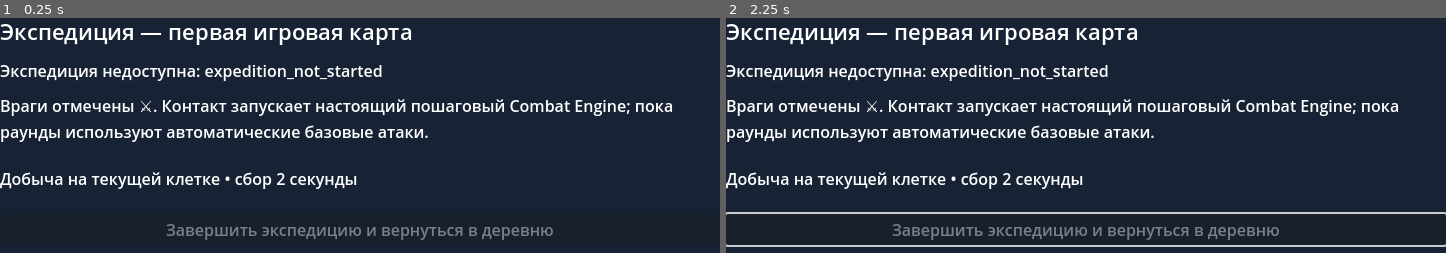
Above: before the commit, frames 1-2 (left to right).
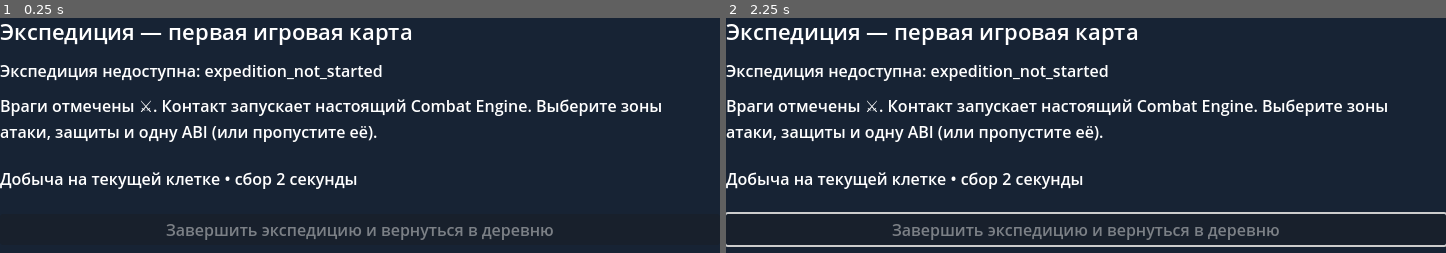
Above: after the commit, the same moments.

Repository: Archoniou1987/Battle-of-Artheon
Game: Godot game, scene res://scenes/main/solo_live_map.tscn
The game is run twice, just before and just after one commit, with the same random seed, the same clock (stepped at 60 frames per second) and the same inputs. This scene is started directly instead of the project's main scene.
Inputs (mouse positions are in pixels of both pictures, inside the frame that each line leads up to):
- Up to frame 1 (0.25 s): no input
- Up to frame 2 (2.25 s): tap Enter at 0.5, 2 s; move the mouse to (outside the picture) at 0.52 s; click (outside the picture) at 0.67 s; tap Space at 1.25 s; drag from (outside the picture) to (outside the picture) at 1.27 s; move the mouse to (1158, 217) at 2.02 s; click (1158, 217) at 2.17 s

The runs differ from the first frame. In frame 1, 2.8% of the frame differs, in the area x 0-94%, y 34-53%; in frame 2, 2.8%.

Commit message:
feat(solo UI): show five equipped ABI slots, manual cast choice and disclosed combat effects

Diff:
--- a/scenes/main/solo_live_map.gd
+++ b/scenes/main/solo_live_map.gd
@@ -17,6 +17,9 @@
 var combat_log_label: Label
 var attack_zone_row: VBoxContainer
 var block_zone_row: GridContainer
+var ability_selector: OptionButton
+var ability_slot_ids: Array[String] = []
+var effects_label: Label
 var attack_controls: Array[OptionButton] = []
 var block_controls: Array[CheckBox] = []
 var ground_list: VBoxContainer
@@ -69,7 +72,7 @@
 	status_label = Label.new()
 	root.add_child(status_label)
 	var explanation := Label.new()
-	explanation.text = "Враги отмечены ⚔. Контакт запускает настоящий пошаговый Combat Engine; пока раунды используют автоматические базовые атаки."
+	explanation.text = "Враги отмечены ⚔. Контакт запускает настоящий Combat Engine. Выберите зоны атаки, защиты и одну ABI (или пропустите её)."
 	explanation.autowrap_mode = TextServer.AUTOWRAP_WORD_SMART
 	root.add_child(explanation)
 	combat_panel = VBoxContainer.new()
@@ -89,6 +92,14 @@
 	block_zone_row = GridContainer.new()
 	block_zone_row.columns = 3
 	combat_panel.add_child(block_zone_row)
+	var ability_label := Label.new()
+	ability_label.text = "ABI — до одной способности за раунд (5 слотов экипировки)"
+	combat_panel.add_child(ability_label)
+	ability_selector = OptionButton.new()
+	combat_panel.add_child(ability_selector)
+	effects_label = Label.new()
+	effects_label.autowrap_mode = TextServer.AUTOWRAP_WORD_SMART
+	combat_panel.add_child(effects_label)
 	combat_log_label = Label.new()
 	combat_log_label.autowrap_mode = TextServer.AUTOWRAP_WORD_SMART
 	combat_panel.add_child(combat_log_label)
@@ -179,14 +190,40 @@
 		if not opponent_text.is_empty():
 			opponent_text += " • "
 		opponent_text += "%s: %d/%d HP" % [String(npc["name"]),int(npc["hp"]),int(npc["max_hp"])]
+		for raw_effect in Array(npc.get("effects",[])):
+			var effect: Dictionary = raw_effect
+			opponent_text += " [%s %s ×%d, %d р.]" % [String(effect.get("polarity","")),String(effect.get("name","")),int(effect.get("stacks",1)),int(effect.get("remaining_rounds",0))]
 	combat_summary.text = "Раунд %d • %s: %d/%d HP, %d/%d MP\n%s" % [
 		int(view["round"]),String(hero["name"]),int(hero["hp"]),int(hero["max_hp"]),
 		int(hero["mana"]),int(hero["max_mana"]),opponent_text
 	]
+	var active_effects: Array[String] = []
+	for raw_effect in Array(hero.get("effects",[])):
+		var effect: Dictionary = raw_effect
+		active_effects.append("%s %s ×%d (%d р.)" % [String(effect.get("polarity","")),String(effect.get("name","")),int(effect.get("stacks",1)),int(effect.get("remaining_rounds",0))])
+	effects_label.text = "Эффекты героя: " + (", ".join(PackedStringArray(active_effects)) if not active_effects.is_empty() else "нет")
 	var log_parts: Array[String] = []
 	for raw_line in Array(view.get("last_round_log",[])):
 		log_parts.append(String(raw_line))
 	combat_log_label.text = "Последний раунд:\n" + ("\n".join(PackedStringArray(log_parts)) if not log_parts.is_empty() else "Событий пока нет")
+	ability_slot_ids.clear()
+	ability_selector.clear()
+	ability_selector.add_item("Без ABI",0)
+	for i in range(5):
+		var slots: Array = view.get("ability_slots",[])
+		var slot: Dictionary = slots[i] if i < slots.size() else {}
+		var ability_id := String(slot.get("id",""))
+		ability_slot_ids.append(ability_id)
+		var caption := str(i + 1) + ". "
+		if ability_id.is_empty():
+			caption += "Пусто"
+		else:
+			caption += String(slot.get("name",ability_id)) + " • " + str(int(slot.get("mana_cost",0))) + " MP"
+		ability_selector.add_item(caption,i+1)
+		if not bool(slot.get("available",false)) or bool(view["finished"]):
+			ability_selector.set_item_disabled(i+1,true)
+	ability_selector.select(0)
+	ability_selector.disabled = bool(view["finished"])
 	if bool(view["finished"]):
 		return
 	var controls: Dictionary = view.get("controls",{})
@@ -258,11 +295,13 @@
 		for i in range(block_controls.size()):
 			if block_controls[i].button_pressed:
 				block_zones.append(CombatCommandApi.BODY_ZONES[i])
-		submission = {"player_id":PLAYER,"attack_zones":attack_zones,"block_zones":block_zones}
+		var abi_position := ability_selector.get_selected_id() - 1
+		var ability_id := ability_slot_ids[abi_position] if abi_position >= 0 and abi_position < ability_slot_ids.size() else ""
+		submission = {"player_id":PLAYER,"attack_zones":attack_zones,"block_zones":block_zones,"ability_id":ability_id}
 	var step := live_combat.play_round(submission)
 	if not bool(step.get("ok",false)):
 		var issue := String(step.get("reason",step.get("state","unknown")))
-		if issue in ["invalid_attack_zone","invalid_block_zone","i …(96 unchanged characters)… er_orders_owner","manual_block_rejected"]:
+		if issue in ["invalid_attack_zone","invalid_block_zone","i …(96 unchanged characters)… er_orders_owner","manual_block_rejected","invalid_player_ability_format","stunned_cannot_cast","player_ability_unavailable","player_ability_not_equipped"]:
 			_set_status("Неверный выбор зон: "+issue+". Проверьте количество зон атаки и защиты.")
 			return
 		round_button.disabled=true
